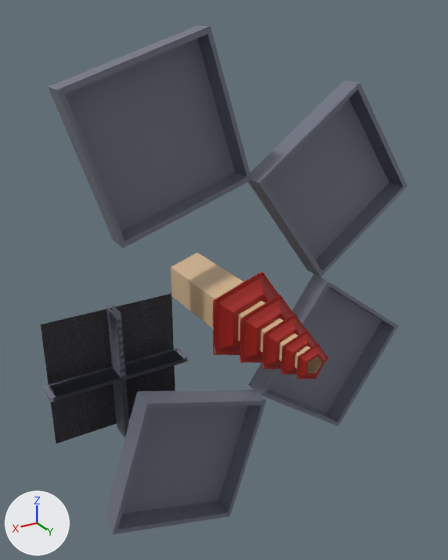
Before and after pictures for a commit that changed the COLLADA model FruitNinja/assets/wall_right.dae.
One viewpoint serves both versions: a camera (50 mm lens) standing at (11.0, 31.2, 19.7) and looking at (-6.0, 2.8, 5.5). Lighting does not change. The marker at lower left points along +X, +Y and +Z.

Before the edit, the objects in view are built like this:
```python
ob_cube_030 = bpy.data.objects.new('Cube_030', me_cube_040)
ob_cube_030.location = (0.0, 0.0, 0.0)
ob_cube_031 = bpy.data.objects.new('Cube_031', me_cube_041)
ob_cube_031.location = (0.0, 0.0, 0.0)
ob_cube_032 = bpy.data.objects.new('Cube_032', me_cube_042)
ob_cube_032.location = (0.0, 0.0, 0.0)
ob_cube_033 = bpy.data.objects.new('Cube_033', me_cube_043)
ob_cube_033.location = (0.0, 0.0, 0.0)
ob_cube_034 = bpy.data.objects.new('Cube_034', me_cube_044)
ob_cube_034.location = (0.0, 0.0, 0.0)
ob_cube_035 = bpy.data.objects.new('Cube_035', me_cube_045)
ob_cube_035.location = (0.0, 0.0, 0.0)
ob_plane_010 = bpy.data.objects.new('Plane_010', me_plane_015)
ob_plane_010.location = (0.0, 0.0, 0.0)
```
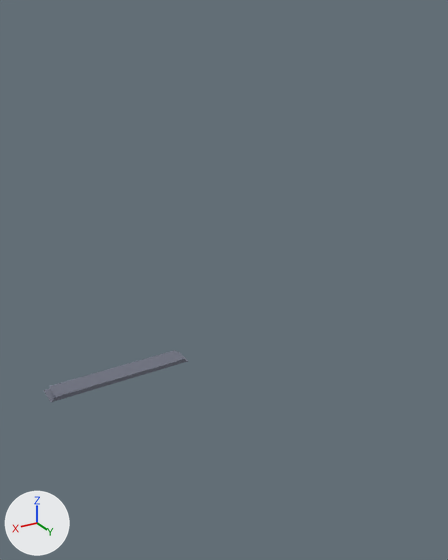
Commit message: sneaky sneaky, right wall

What differs and where, as boxes (x1, y1, x2, y2) in the pictures (448 x 560 px):
'Cube_030', deleted
    before: (48, 26, 407, 534)
'Cube_035', deleted (black)
    before: (41, 293, 175, 444)
'Plane_010', deleted
    before: (171, 252, 328, 379)
    faces in mat_material_002 (red #a1180e): (213, 272, 328, 379)
    faces in mat_material_001 (beige #d1b38e): (171, 252, 322, 373)
'Cube_034', deleted
    before: (43, 348, 188, 399)
'Cube_031', deleted
    before: (108, 304, 129, 435)
'Cube_033', deleted
    before: (107, 306, 129, 438)

What changed in the scene script:
```text
Remove ob_cube_030:
    ob_cube_030 = bpy.data.objects.new('Cube_030', me_cube_040)
    ob_cube_030.location = (0.0, 0.0, 0.0)
Remove ob_cube_031:
    ob_cube_031 = bpy.data.objects.new('Cube_031', me_cube_041)
    ob_cube_031.location = (0.0, 0.0, 0.0)
Remove ob_cube_033:
    ob_cube_033 = bpy.data.objects.new('Cube_033', me_cube_043)
    ob_cube_033.location = (0.0, 0.0, 0.0)
Remove ob_cube_034:
    ob_cube_034 = bpy.data.objects.new('Cube_034', me_cube_044)
    ob_cube_034.location = (0.0, 0.0, 0.0)
Remove ob_cube_035:
    ob_cube_035 = bpy.data.objects.new('Cube_035', me_cube_045)
    ob_cube_035.location = (0.0, 0.0, 0.0)
Remove ob_plane_010:
    ob_plane_010 = bpy.data.objects.new('Plane_010', me_plane_015)
    ob_plane_010.location = (0.0, 0.0, 0.0)
```
